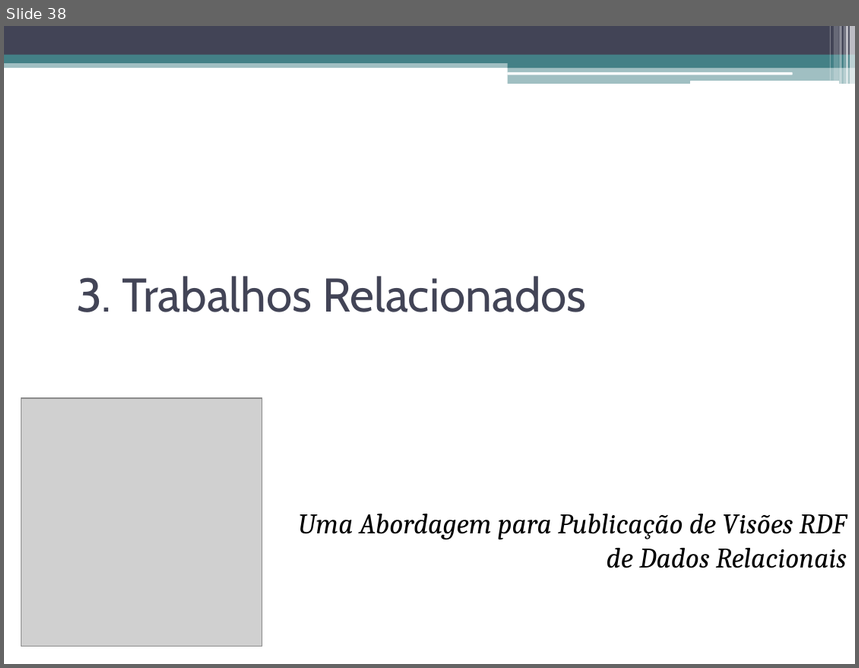
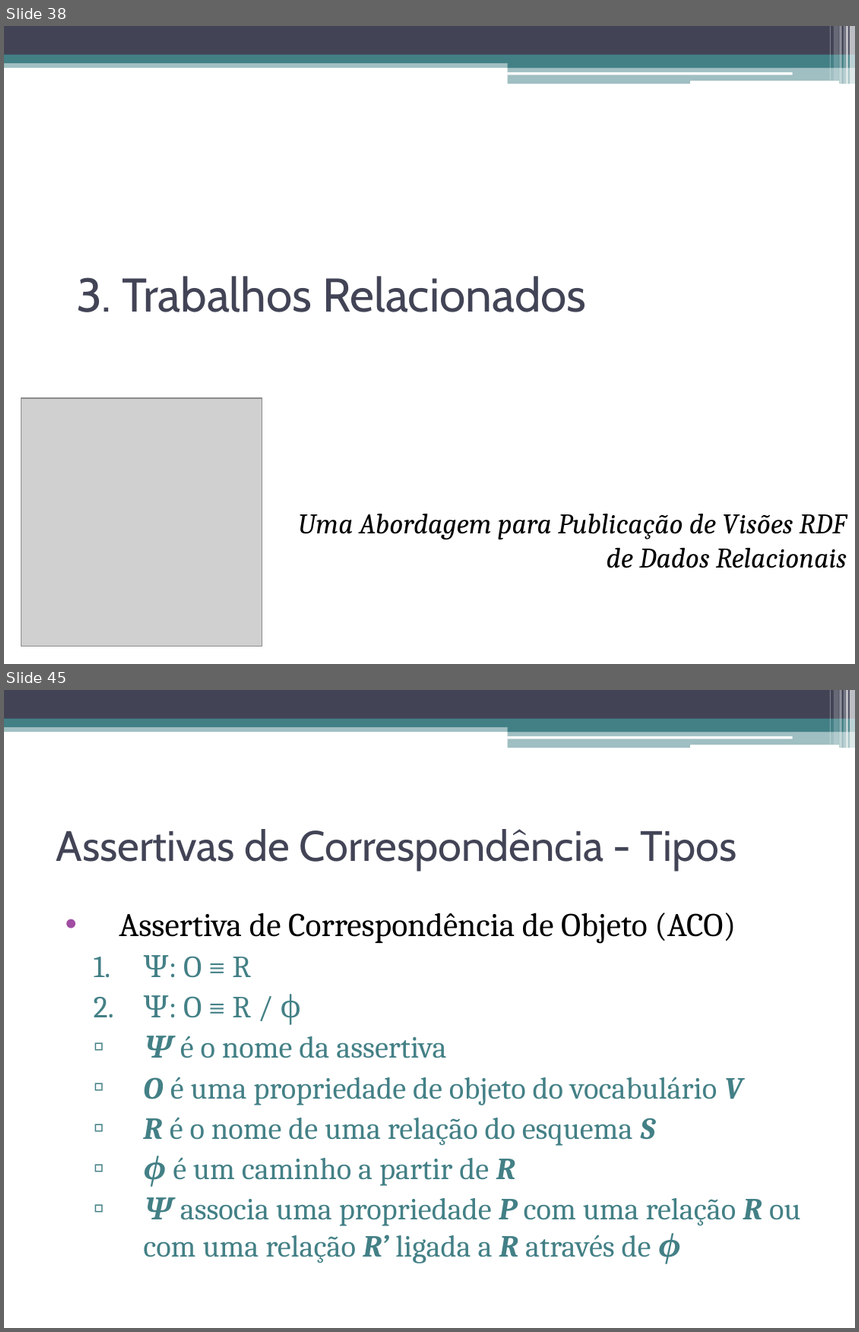
Before and after one commit to luiseufrasio/mestrado-ufc-eufrasio, a slide deck: dissertação/dissertacao_eufrasio-slides.pptx. Shown one above the other, each under a label of ours: slide 38 before the commit, slides 38 and 45 after it; the slides between them are not shown. The pictures are 859x668 and 859x1332 pixels, drawn with LibreOffice and Linux fonts; fonts in the diff are those of the drawing; grey boxes stand for pictures. Boxes give left, top, right and bottom in pixels: in the first picture for what was removed or moved away, otherwise in the second. Text is boxed around its words. In the diff, an @@ line names an element or a change of style, - is before the commit and + after.

```diff
--- a/dissertação/dissertacao_eufrasio-slides.pptx
+++ b/dissertação/dissertacao_eufrasio-slides.pptx
@@ slide 45 added at <box>4,690,855,1328</box>, background #FFFFFF; not listed: 13 template elements that a slide beside it also shows @@
@@ title added at <box>56,829,737,871</box>, 36 pt, text #424456 @@
+Assertivas de Correspondência - Tipos
@@ text added at <box>119,913,800,1265</box>, 26 pt, text #438086 @@
+• Assertiva de Correspondência de Objeto (ACO)
+  1. Ψ: O ≡ R
+  2. Ψ: O ≡ R / ϕ
+  ▫ Ψ é o nome da assertiva
+  ▫ O é uma propriedade de objeto do vocabulário V
+  ▫ R é o nome de uma relação do esquema S
+  ▫ ϕ é um caminho a partir de R
+  ▫ Ψ associa uma propriedade P com uma relação R ou com uma relação R’ ligada a R através de ϕ
```
Also in this commit, not shown: 1 slide changed, 19 other slides added, 13 slides removed, 1 other file.
